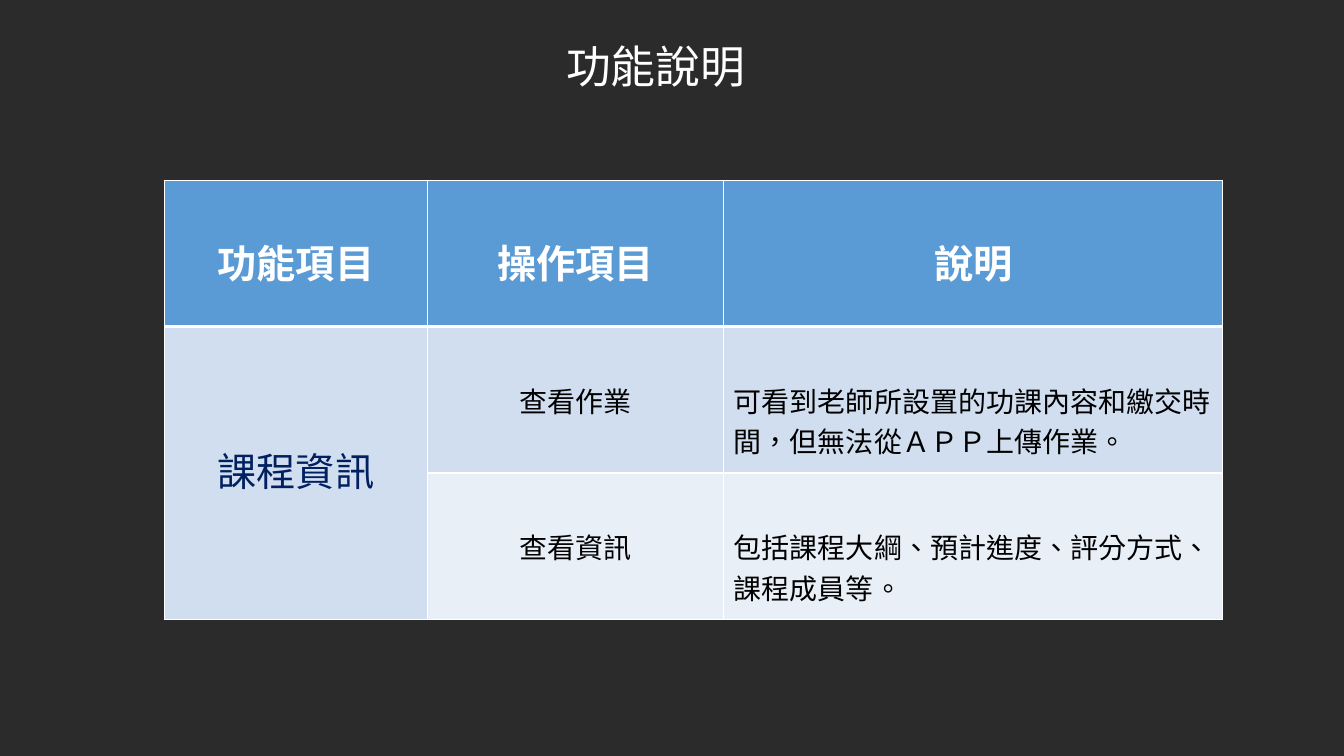
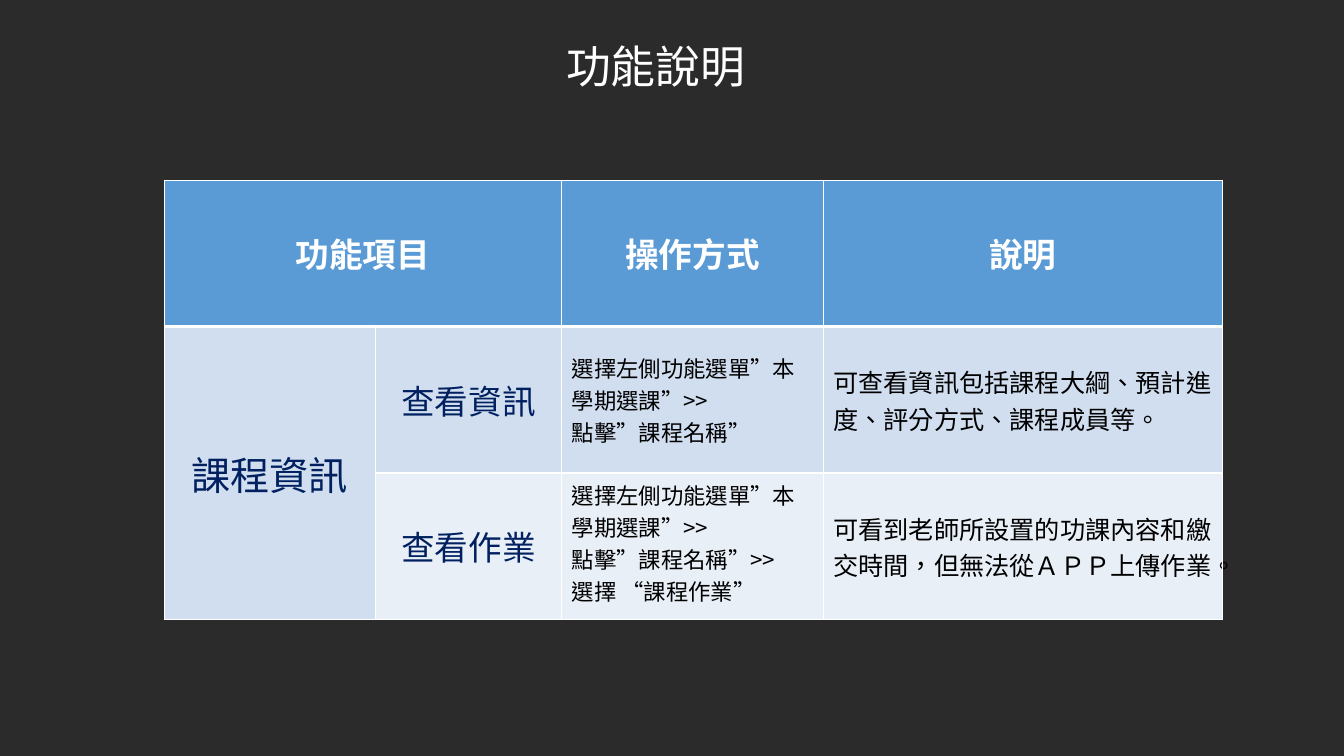
Before and after one commit to JammyTW/107_SE_Team-5, a slide deck: slide 9 of 軟體工程Team5報告 .pptx. Drawn at 1344x756 pixels with LibreOffice and Linux fonts; fonts in the diff are those of the drawing; background and template pictures are left out; a plain dark background stands for a picture behind light text. Boxes give left, top, right and bottom in pixels: in the first picture for what was removed or moved away, otherwise in the second. Text is boxed around its words. In the diff, an @@ line names an element or a change of style, - is before the commit and + after.

```diff
--- a/軟體工程Team5報告 .pptx
+++ b/軟體工程Team5報告 .pptx
@@ table at [164,180,1222,620] @@
-column 2: 操作項目 | 查看作業 | 查看資訊
-column 3: 說明 | 可看到老師所設置的功課內容和繳交時間，但無法從ＡＰＰ上傳作業。 | 包括課程大綱、預計進度、評分方式、課程成員等。
+column 2:  | 查看資訊 | 查看作業
+column 3: 操作方式 | 選擇左側功能選單”本學期選課”>> / 點擊”課程名稱” | 選擇左側功能選單”本學期選課”>> / 點擊”課程名稱”>> / 選擇 “課程作業”
+column 4: 說明 | 可查看資訊包括課程大綱、預計進度、評分方式、課程成員等。 | 可看到老師所設置的功課內容和繳交時間，但無法從ＡＰＰ上傳作業。
```
Also in this commit, not shown: 23 other slides changed, 2 slides added, 1 slide removed, 1 other file.
